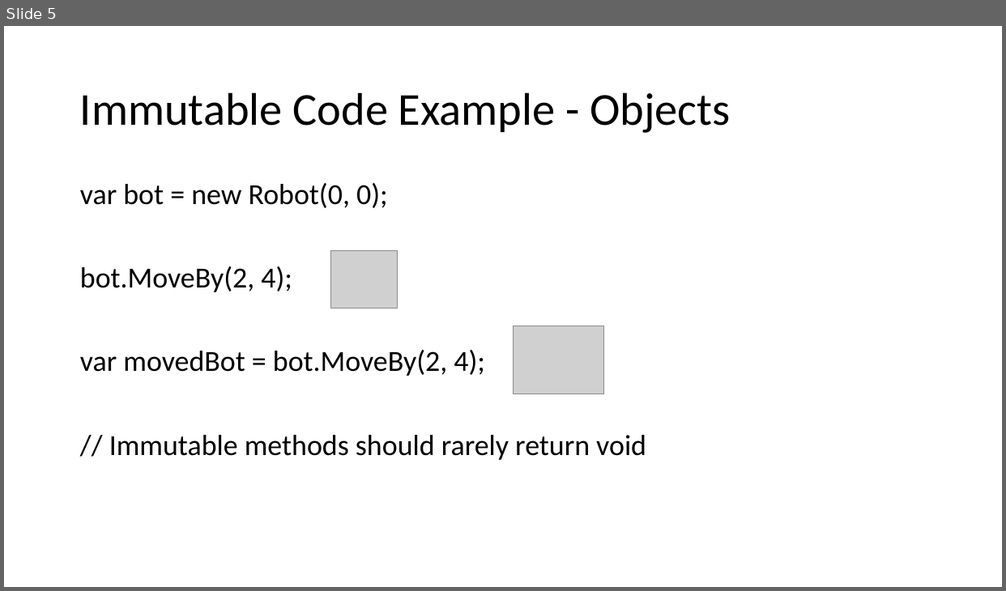
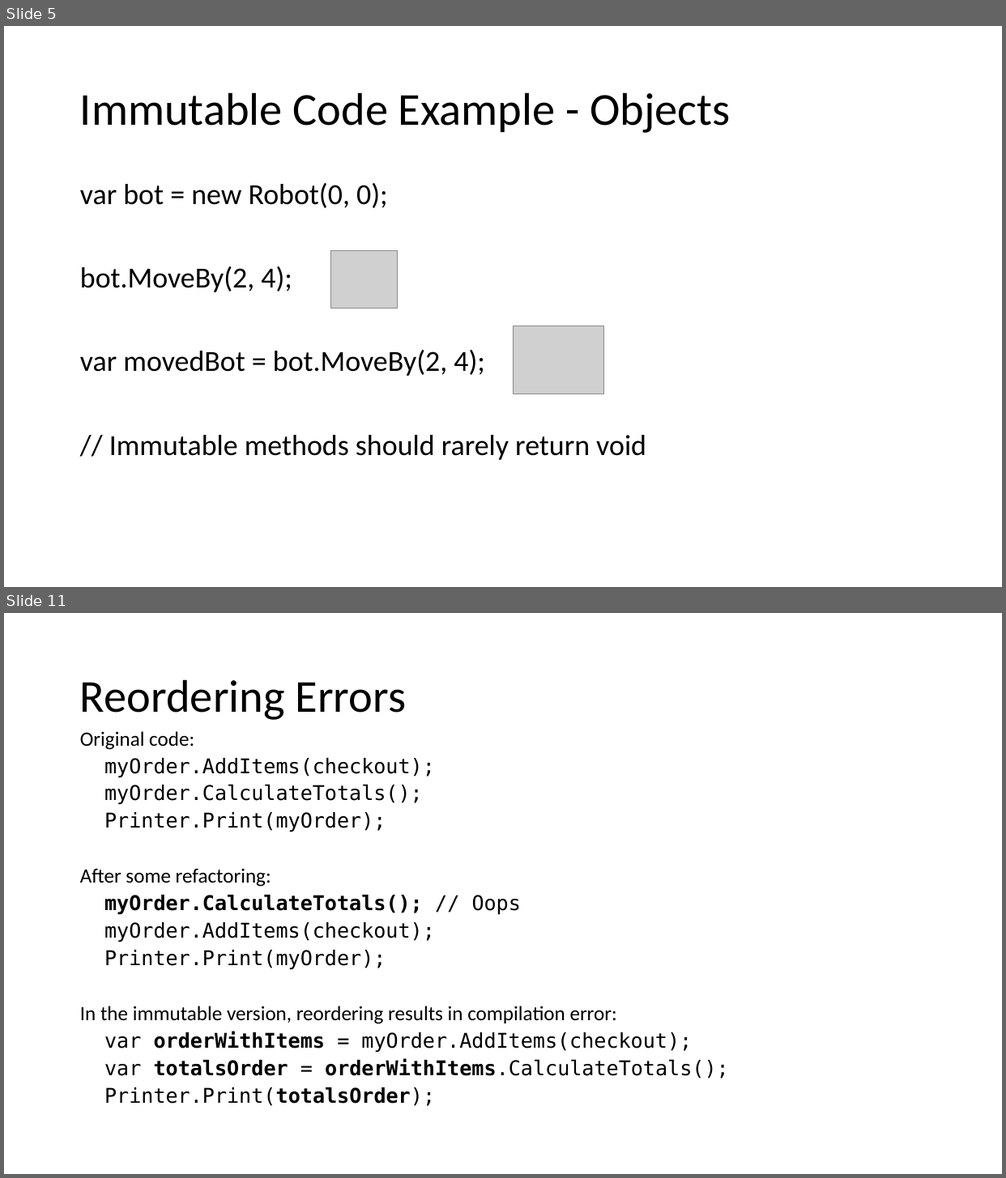
Before and after one commit to relentless/ImmutabilityDojo, a slide deck: Immutability Dojo.pptx. Shown one above the other, each under a label of ours: slide 5 before the commit, slides 5 and 11 after it; the slides between them are not shown. The pictures are 1006x591 and 1006x1178 pixels, drawn with LibreOffice and Linux fonts; fonts in the diff are those of the drawing; grey boxes stand for pictures. Boxes give left, top, right and bottom in pixels: in the first picture for what was removed or moved away, otherwise in the second. Text is boxed around its words. In the diff, an @@ line names an element or a change of style, - is before the commit and + after.

```diff
--- a/Immutability Dojo.pptx
+++ b/Immutability Dojo.pptx
@@ slide 11 added at (4, 613, 1002, 1174), background #FFFFFF @@
@@ title added at (80, 679, 407, 720), 44 pt, text #000000 @@
+Reordering Errors
@@ text added at (80, 731, 729, 1106), 19.6 pt, text #000000 @@
+Original code:
+myOrder.AddItems(checkout);
+myOrder.CalculateTotals();
+Printer.Print(myOrder);
+After some refactoring:
+myOrder.CalculateTotals(); // Oops
+myOrder.AddItems(checkout);
+Printer.Print(myOrder);
+In the immutable version, reordering results in compilation error:
+var orderWithItems = myOrder.AddItems(checkout);
+var totalsOrder = orderWithItems.CalculateTotals();
+Printer.Print(totalsOrder);
```
Also in this commit, not shown: 4 slides changed, 4 other slides added, 1 other file.
